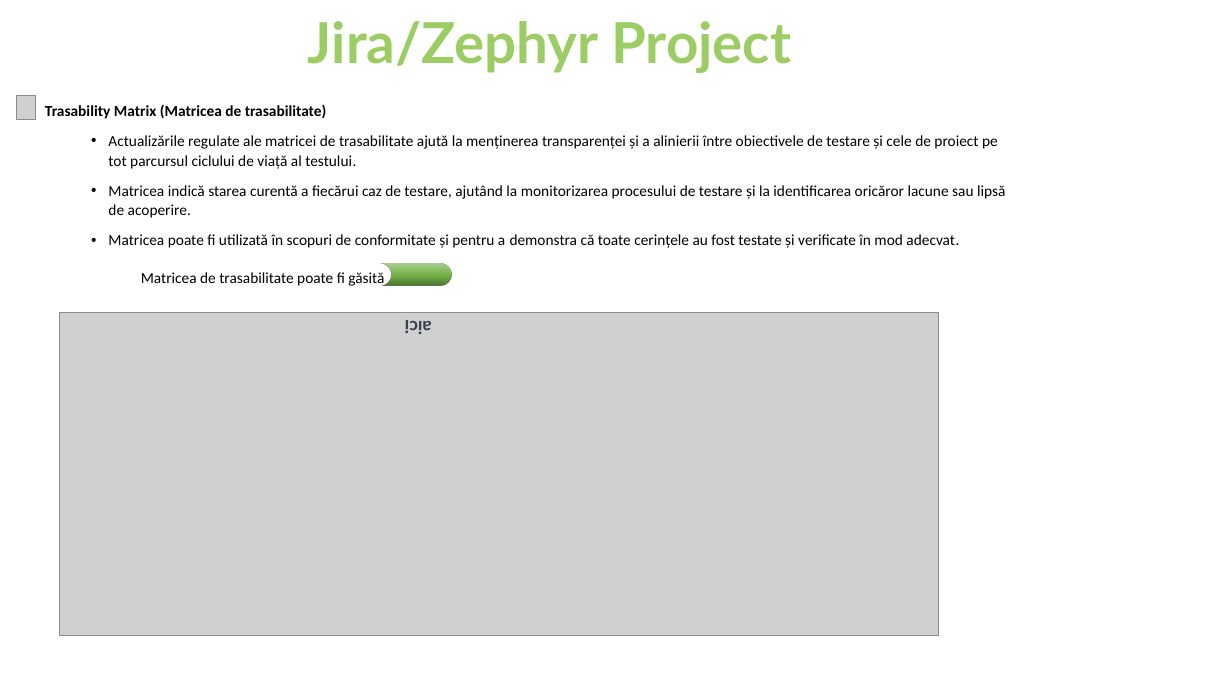
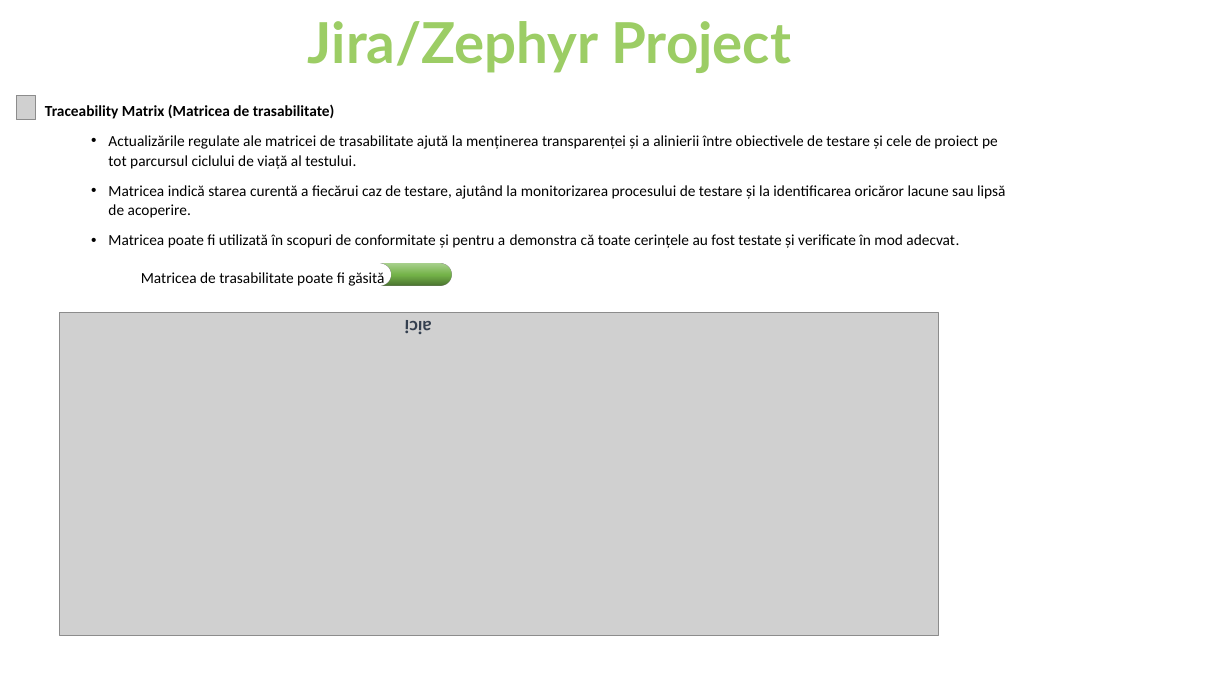
Before and after one commit to AlinT84/Testing-Project-for-Automation-Exercise-E-commerce-Website, a slide deck: slide 13 of Testing Project for Automation Exercise E-commerce Website.pptx. Drawn at 1232x693 pixels with LibreOffice and Linux fonts; fonts in the diff are those of the drawing; grey boxes stand for pictures; background and template pictures are left out. Boxes give left, top, right and bottom in pixels: in the first picture for what was removed or moved away, otherwise in the second. Text is boxed around its words. In the diff, an @@ line names an element or a change of style, - is before the commit and + after.

```diff
--- a/Testing Project for Automation Exercise E-commerce Website.pptx
+++ b/Testing Project for Automation Exercise E-commerce Website.pptx
@@ text at [45,104,335,119]: text changed @@
-Trasability Matrix (Matricea de trasabilitate)
+Traceability Matrix (Matricea de trasabilitate)
```
Also in this commit, not shown: 4 other slides changed, 1 other file.
